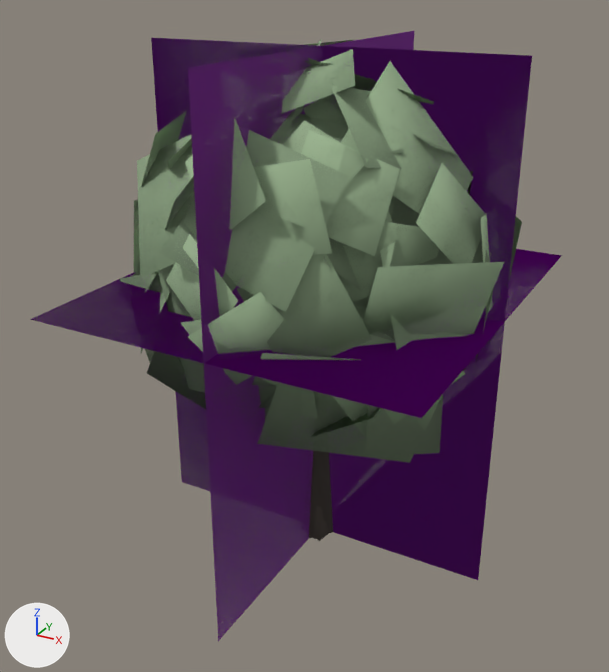
The glTF model data/models/board/vegetation/tree.glb as it was, and as the next commit left it.
One viewpoint serves both versions: a camera (50 mm lens) standing at (21.3, -40.6, 33.8) and looking at (-0.9, -0.3, 13.6). Arrows for +X, +Y and +Z are at lower left; the lights stay in place. The older version comes first. Where no turn or scale is listed for an object, it has been applied to the vertices. Vertices at exactly the same position are counted once.

Names of what the first picture shows: 'tree-lod0.001', 'tree-lod1.001', 'tree-lod2.001', 'tree-lod3.001'.
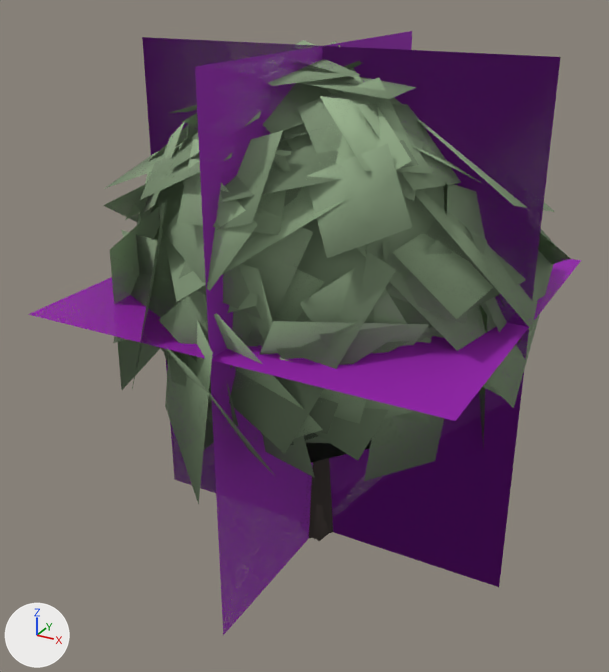
Boxes [x1, y1, x2, y2] around the edits, measured in the pictures (609 x 672 px; the box of a moved part takes in the faces that stretch with it):
'tree-lod3.001', reshaped
    before: [30, 31, 562, 641]
    after: [28, 31, 581, 635]
'tree-lod0.001', reshaped (7% wider)
    before: [134, 49, 522, 541]
    after: [104, 40, 521, 541]
'tree-lod1.001', reshaped (14% wider)
    before: [120, 40, 504, 539]
    after: [132, 41, 571, 539]
'tree-lod2.001', reshaped (24% wider)
    before: [122, 39, 490, 538]
    after: [103, 45, 558, 538]
part 1 of me_tree_lod0, moved or reshaped
    before: [134, 49, 522, 446]
    after: [106, 40, 521, 443]
part 2 of me_tree_lod0, recoloured
    before: [134, 49, 522, 437]
    after: [106, 57, 521, 402]
part 3 of me_tree_lod0, recoloured
    before: [209, 76, 500, 386]
    after: [143, 40, 512, 424]
part 4 of me_tree_lod0, recoloured
    before: [150, 77, 466, 400]
    after: [217, 129, 504, 443]
part 5 of me_tree_lod0, recoloured
    before: [134, 60, 505, 446]
    after: [229, 91, 454, 434]
part 6 of me_tree_lod1, moved or reshaped
    before: [120, 40, 504, 456]
    after: [133, 41, 571, 504]
part 7 of me_tree_lod2, moved or reshaped
    before: [122, 39, 490, 463]
    after: [103, 45, 558, 478]

Patch to the scene script:
```diff
--- a/data/models/board/vegetation/tree.glb.py
+++ b/data/models/board/vegetation/tree.glb.py
@@ me_tree_lod0 @@
 # used by ob_tree_lod0_001; location = (0.0, 0.0, 0.0)
-me_tree_lod0.from_pydata(...)  # 887 vertices, 630 faces; spans x -11.0..10.8, y -11.7..12.5, z 0.0..30.0
+me_tree_lod0.from_pydata(...)  # 887 vertices, 630 faces; spans x -11.7..12.1, y -11.2..12.2, z 0.0..30.0
+# me_tree_lod0 part 1: 690 of 887 vertices moved; they spanned x -11.0..10.8, y -11.7..12.5, z 10.1..30.0 and now span x -11.7..12.1, y -11.2..12.2, z 9.1..30.0; mean shift (0.1, -0.5, -0.1); largest move (-2.1, -10.5, 18.0) -> (2.3, 10.9, 21.4)
+# me_tree_lod0 part 2: 101 faces centred in x -9.8..9.9, y -9.6..10.3, z 11.7..29.1 are repainted in the vertex colours; the middle colour goes from green #c1e0b3 to green #bedcb0
+# me_tree_lod0 part 3: 90 faces centred in x -8.4..8.1, y -8.8..7.6, z 11.9..28.0 are repainted in the vertex colours; the middle colour goes from greyish green #9bb48f to green #bfddb1
+# me_tree_lod0 part 4: 80 faces centred in x -8.4..8.1, y -6.0..8.0, z 11.6..28.1 are repainted in the vertex colours; the middle colour goes from greyish green #9bb48f to greyish green #9fb893
+# me_tree_lod0 part 5: 69 faces centred in x -9.6..8.5, y -10.4..9.3, z 11.8..28.3 are repainted in the vertex colours; the middle colour goes from green #bcdaae to greyish green #9ab28e
+# other edits to the shape of me_tree_lod0 do not show in these pictures
 me_tree_lod0.materials.append(mat_bark)
@@ me_tree_lod1 @@
 # used by ob_tree_lod1_001; location = (0.0, 0.0, 0.0)
-me_tree_lod1.from_pydata(...)  # 280 vertices, 182 faces; spans x -10.7..11.6, y -10.9..10.5, z 0.0..30.0
+me_tree_lod1.from_pydata(...)  # 280 vertices, 182 faces; spans x -11.1..12.9, y -13.0..12.5, z 0.0..30.0
+# me_tree_lod1 part 6: 228 of 280 vertices moved; they spanned x -10.7..11.6, y -10.9..10.5, z 8.0..30.0 and now span x -11.1..12.9, y -13.0..12.5, z 7.1..30.0; mean shift (-0.6, -0.4, 1.2); largest move (8.4, -1.8, 9.1) -> (-4.9, -2.6, 27.5)
+# other edits to the shape of me_tree_lod1 do not show in these pictures
 me_tree_lod1.materials.append(mat_bark)
@@ me_tree_lod2 @@
 # used by ob_tree_lod2_001; location = (0.0, 0.0, 0.0)
-me_tree_lod2.from_pydata(...)  # 95 vertices, 60 faces; spans x -11.5..10.1, y -9.5..13.2, z 0.0..30.0
+me_tree_lod2.from_pydata(...)  # 95 vertices, 60 faces; spans x -14.0..12.5, y -11.8..14.1, z 0.0..30.0
+# me_tree_lod2 part 7: 74 of 95 vertices moved; they spanned x -11.5..10.1, y -9.5..13.2, z 8.5..30.0 and now span x -14.0..12.5, y -11.8..14.1, z 7.4..30.0; mean shift (-0.3, -0.3, 0.1); largest move (0.3, 13.2, 21.8) -> (-14.0, 2.3, 17.7)
 me_tree_lod2.materials.append(mat_bark)
@@ me_tree_lod3 @@
 # used by ob_tree_lod3_001; location = (0.0, 0.0, 0.0)
-me_tree_lod3.from_pydata(...)  # 12 vertices, 6 faces; spans x -11.0..10.8, y -11.7..12.5, z 0.0..30.0
+me_tree_lod3.from_pydata(...)  # 12 vertices, 6 faces; spans x -11.7..12.1, y -11.2..12.2, z 0.0..30.0
+# me_tree_lod3 part 8: 12 of 12 vertices moved; they spanned x -11.0..10.8, y -11.7..12.5, z 0.0..30.0 and now span x -11.7..12.1, y -11.2..12.2, z 0.0..30.0; mean shift (0.2, 0.0, 0.0)
 me_tree_lod3.materials.append(mat_impostor)
```
